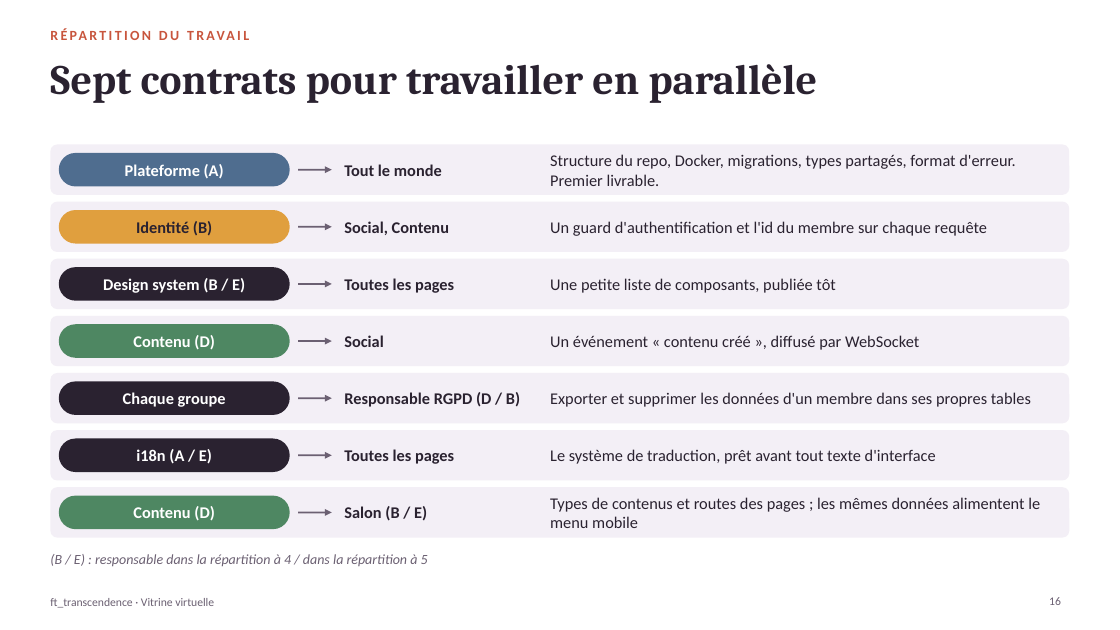
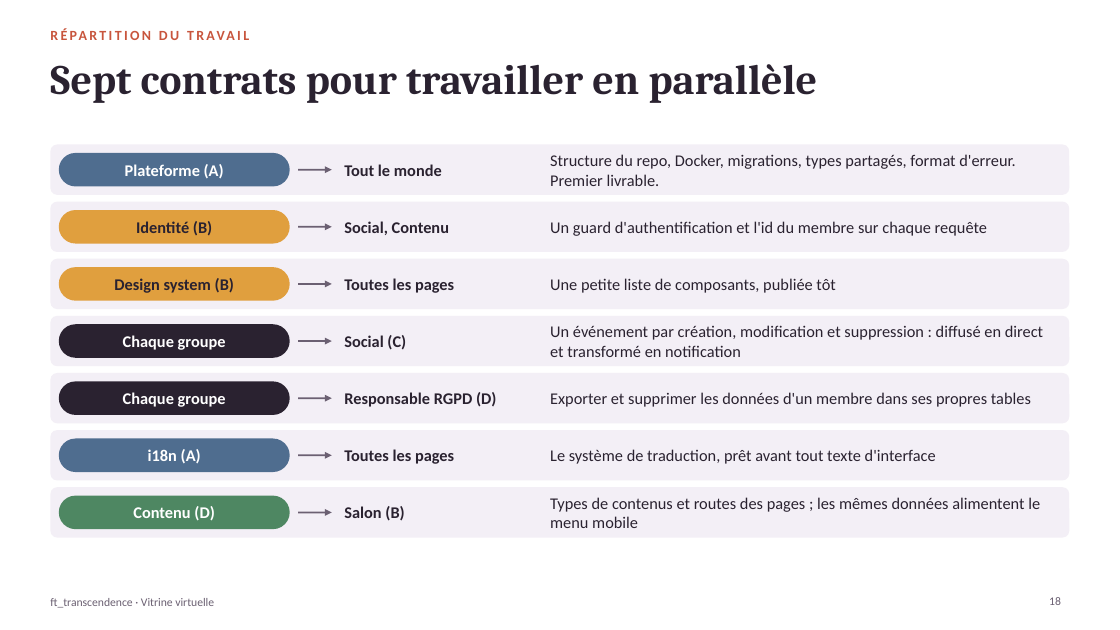
Before and after one commit to Komorebi-32/Transcendance, a slide deck: slide 18 of documentation/slides/showcase_room_overview_fr.pptx (slide 16 before the commit). Drawn at 1120x630 pixels with LibreOffice and Linux fonts; fonts in the diff are those of the drawing. Boxes give left, top, right and bottom in pixels: in the first picture for what was removed or moved away, otherwise in the second. Text is boxed around its words. In the diff, an @@ line names an element or a change of style, - is before the commit and + after.

```diff
--- a/documentation/slides/showcase_room_overview_fr.pptx
+++ b/documentation/slides/showcase_room_overview_fr.pptx
@@ rounded rectangle: place and size @@
-rounded rectangle at <box>59,324,290,358</box>
+rounded rectangle at <box>59,267,290,301</box>
@@ rounded rectangle at <box>59,267,290,301</box>: fill #4E8762 to #E09F3E @@
@@ text at <box>114,278,234,293</box>: text changed; text colour #FFFFFF to #2A2230 @@
-Design system (B / E)
+Design system (B)
@@ rounded rectangle: place and size @@
-rounded rectangle at <box>59,267,290,301</box>
+rounded rectangle at <box>59,324,290,358</box>
@@ text at <box>550,325,1043,357</box>: text changed @@
-Un événement « contenu créé », diffusé par WebSocket
+Un événement par création, modification et suppression : diffusé en direct et transformé en notification
@@ text at <box>123,335,226,350</box>: text changed @@
-Contenu (D)
+Chaque groupe
@@ text at <box>344,335,406,350</box>: text changed @@
-Social
+Social (C)
@@ text at <box>344,392,497,407</box>: text changed @@
-Responsable RGPD (D / B)
+Responsable RGPD (D)
@@ rounded rectangle at <box>59,439,290,472</box>: fill #2A2230 to #4F6D8F @@
@@ text at <box>148,449,201,463</box>: text changed @@
-i18n (A / E)
+i18n (A)
@@ text at <box>344,506,404,521</box>: text changed @@
-Salon (B / E)
+Salon (B)
@@ text removed at <box>50,554,428,566</box> @@
-(B / E) : responsable dans la répartition à 4 / dans la répartition à 5
```
Also in this commit, not shown: 5 other slides changed, 4 slides added, 2 slides removed, 6 other files.
